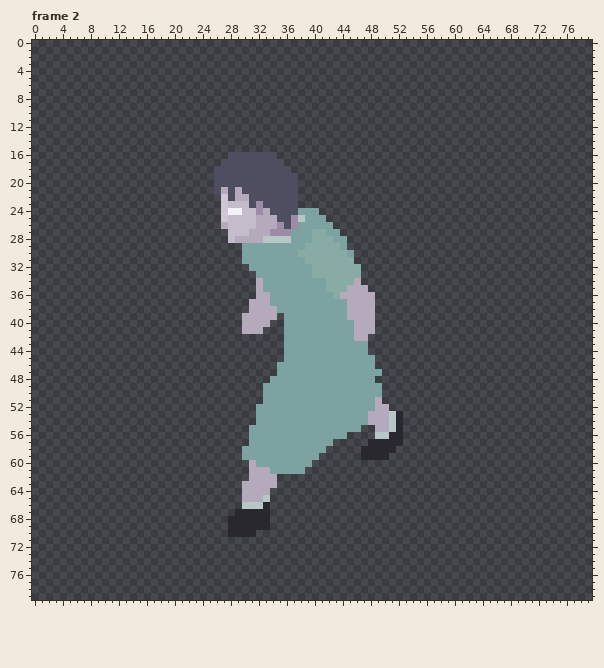
Pixel-art file: Assets/Art/Aseprite/Characters/CorruptedScientist/CorruptedScientistWalk.aseprite. Above, as it was before the edit.
80x80 pixels, 8 frames. Shown: frame 2. The commit also changed other frames, which this record leaves out.
And afterwards:
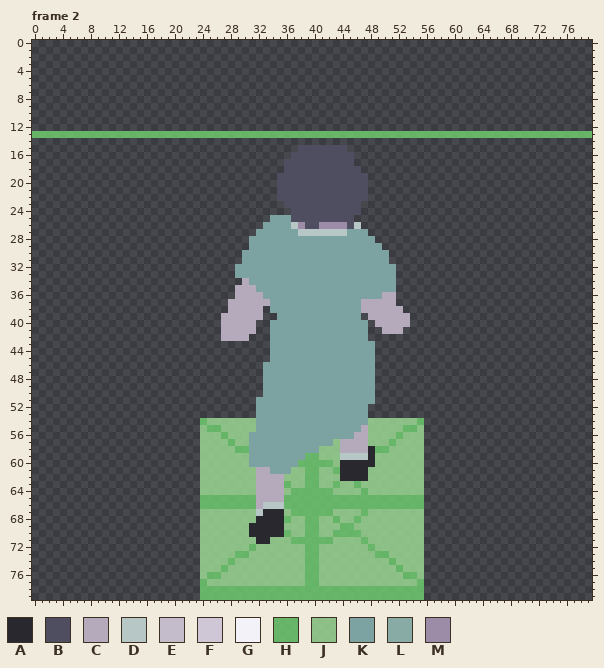
Palette (. is transparent): A #2a282f  B #4f4e61  C #b4aabb  D #b6c7c5  E #c4bcca  F #cfc7d5  G #f3f2f9  H #6ecc70d4  J #9bd992d4  K #7ca2a2  L #89aba6  M #9c8ca8
Changes in this commit:
layer "Guide" now shown
layer "walk-back" now shown
layer "walk-left" now hidden
Changed rows in their new state; - is an unchanged pixel.
Frame 2:
first column x 0:
13 HHHHHHHHHHHHHHHHHHHHHHHHHHHHHHHHHHHHHHHHHHHHHHHHHHHHHHHHHHHHHHHHHHHHHHHHHHHHHHHH
15 --------------------------------------BBBBBBB-----------------------------------
16 ----------------------------.......--BBBBBBBBB----------------------------------
17 ---------------------------.........BBBBBBBBBB----------------------------------
18 --------------------------..........-BBBBBBBBBB---------------------------------
19 --------------------------.........---BBBBBBBBBB--------------------------------
20 --------------------------.........---BBBBBBBBBB--------------------------------
21 --------------------------.........---BBBBBBBBBB--------------------------------
22 ---------------------------........---BBBBBBBBBB--------------------------------
23 ---------------------------.........--BBBBBBBBB---------------------------------
24 ---------------------------..........-BBBBBBBBB---------------------------------
25 ---------------------------.......KKKBBBBBBBBB----------------------------------
26 ---------------------------......KKKKDMBBMMMMBD---------------------------------
27 ----------------------------....KKKKK-DDDDDDDKKK--------------------------------
28 ----------------------------...KKKKKK---KKK--KKKK-------------------------------
29 ------------------------------.--------KKKKK-KKKKK------------------------------
30 --------------------------------------KKKKKKK-KKKKK-----------------------------
31 ---------------------------------------KKKKKKKKKKKK-----------------------------
32 -----------------------------KK---------KKKKKKKKKKKK----------------------------
33 -----------------------------KKK--------KKKKKKKKKKKK----------------------------
34 ------------------------------CKK---------KKKKKKKKKK----------------------------
35 -----------------------------CCCK---------KKKKKKKKKK----------------------------
36 -----------------------------CCC-K---------KKKKKKKCC----------------------------
37 ----------------------------CCC--------------KK--CCC----------------------------
38 ----------------------------CCC--.K----------KK--CCCC---------------------------
39 ---------------------------CCC---..K---------KK.-CCCCC--------------------------
40 ---------------------------CCC--..KK----------KK.CCCCC--------------------------
41 ---------------------------CCC--.-KK----------KK.-CCC---------------------------
42 ---------------------------CCCC---KK----------KK--------------------------------
43 ----------------------------------KK------------K-------------------------------
44 ----------------------------------KK------------K-------------------------------
45 ----------------------------------KK--------------------------------------------
46 ---------------------------------KK---------------------------------------------
47 ---------------------------------KK--------------.------------------------------
48 ---------------------------------K----------------------------------------------
49 -------------------------------------------------.------------------------------
50 -------------------------------------------------.------------------------------
51 --------------------------------K----------------.------------------------------
52 ------------------------------------------------...-----------------------------
53 ------------------------------------------------.....---------------------------
54 ------------------------HJJJJJJJ----------------JJJJJJJH------------------------
55 ------------------------JHHJJJJJ---------------CJJJJJHHJ------------------------
56 ------------------------JJJHJJJ--------------KCCJJJJHJJJ------------------------
57 ------------------------JJJJHJJ------------JCCCCJJJHJJJJ------------------------
58 ------------------------JJJJJHH----------JJJCCCC-HHJJJJJ------------------------
59 ------------------------JJJJJJJ--------HHJJJDDDD-JJJJJJJ------------------------
60 ------------------------JJJJJJJK------HHHHHJAAAAAJJJJJJJ------------------------
61 ------------------------JJJJJJJJ-----JJHHJJHAAAAJJJJJJJJ------------------------
62 ------------------------JJJJJJJJ---CJJJHHJJJAAAAJJJJJJJJ------------------------
63 ------------------------JJJJJJJJ---CHJJHHJJHJJHJJJJJJJJJ------------------------
64 ------------------------JJJJJJJJ--CCJHHHHHHJJJJHJJJJJJJJ------------------------
65 ------------------------HHHHHHHH-CCCHHHHHHHHHHHHHHHHHHHH------------------------
66 ------------------------HHHHHHHHCDDDHHHHHHHHHHHHHHHHHHHH------------------------
67 ------------------------JJJJJJJJD-AAJHHHHHHJJJJHJJJJJJJJ------------------------
68 ------------------------JJJJJJJJ--AAHJJHHJJHJJHJJJJJJJJJ------------------------
69 ------------------------JJJJJJJ---AAJJJHHJJJHHJJJJJJJJJJ------------------------
70 ------------------------JJJJJJJ-AAAAHJJHHJJHHHHJJJJJJJJJ------------------------
71 ------------------------JJJJJJJJAAJJJHHHHHHJJJJHJJJJJJJJ------------------------
72 ------------------------JJJJJJJHJJJJJJJHHJJJJJJJHJJJJJJJ------------------------
73 ------------------------JJJJJHHJJJJJJJJHHJJJJJJJJHHJJJJJ------------------------
74 ------------------------JJJJHJJJJJJJJJJHHJJJJJJJJJJHJJJJ------------------------
75 ------------------------JJJHJJJJJJJJJJJHHJJJJJJJJJJJHJJJ------------------------
76 ------------------------JHHJJJJJJJJJJJJHHJJJJJJJJJJJJHHJ------------------------
77 ------------------------HJJJJJJJJJJJJJJHHJJJJJJJJJJJJJJH------------------------
78 ------------------------HHHHHHHHHHHHHHHHHHHHHHHHHHHHHHHH------------------------
79 ------------------------HHHHHHHHHHHHHHHHHHHHHHHHHHHHHHHH------------------------
Changed places in both pictures, as pixel boxes (x1, y1, x2, y2):
changed: (32, 131, 592, 600)
